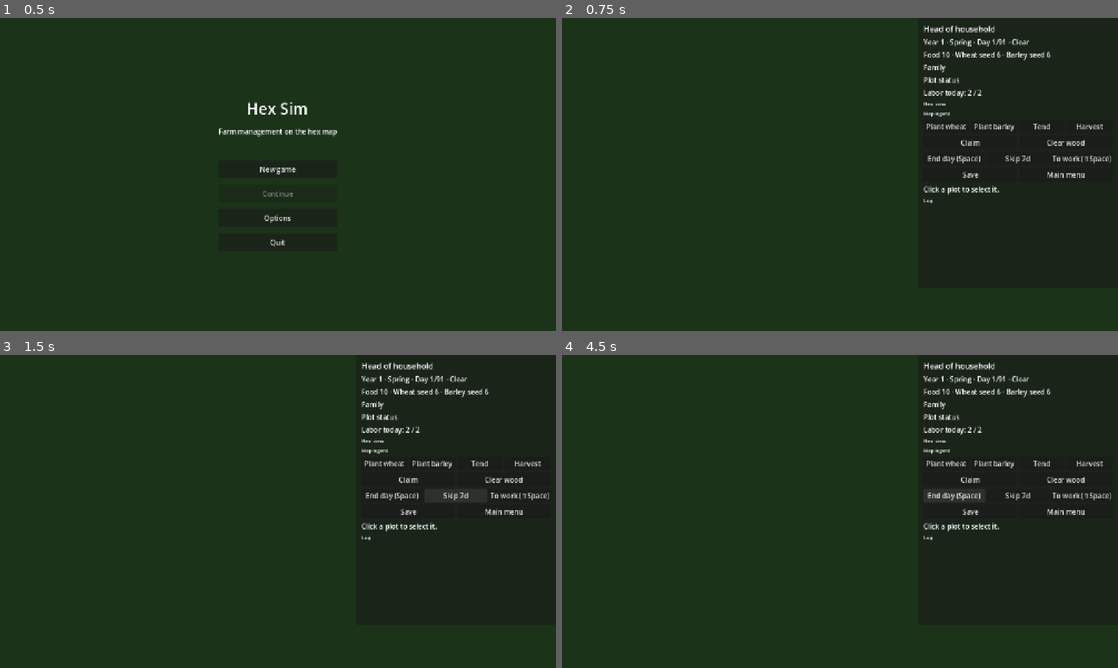
Above: before the commit, frames 1-4 (two rows, left to right).
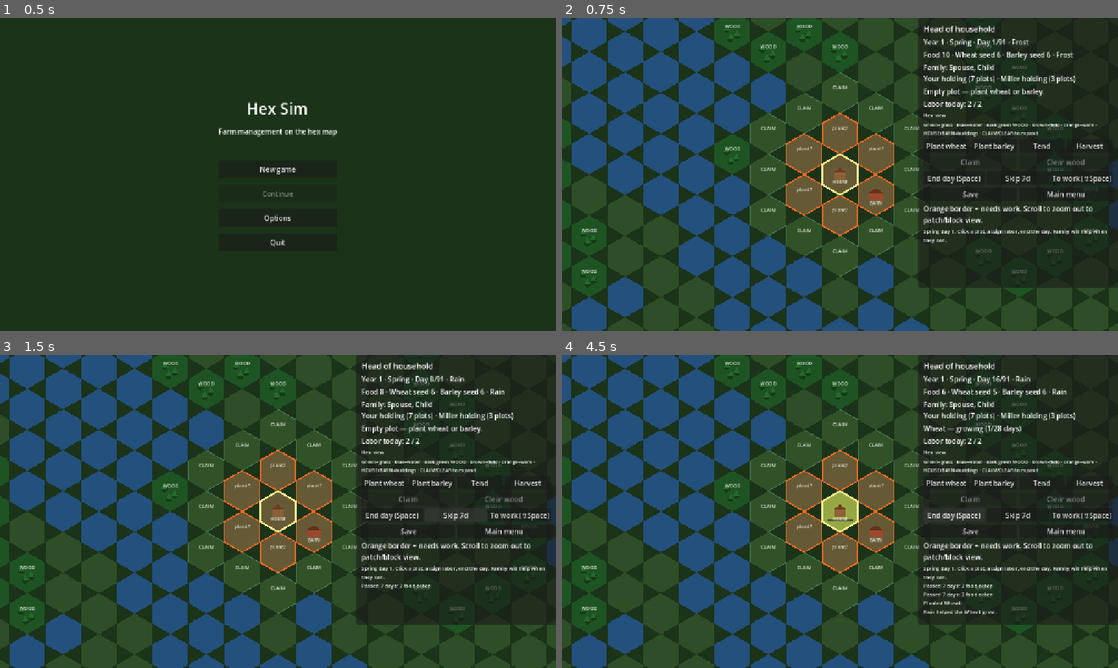
Above: after the commit, the same moments.

Repository: DecisionNerd/godot-hex-sim-1
Game: Godot game, scene res://scenes/start.tscn
Two runs of this game, one before a commit and one after it. Both use one fixed random seed, a clock stepped at 60 frames per second and the inputs below.
Inputs:
- Up to frame 1 (0.5 s): no input
- Up to frame 2 (0.75 s): click "New game" at 0.5 s
- Up to frame 3 (1.5 s): click "Skip 7d" at 1.25 s
- Up to frame 4 (4.5 s): click "Skip 7d" at 2 s; click "Plant wheat" at 2.75 s; click "Plant barley" at 3.5 s; click "End day (Space)" at 4.25 s

Frame 1 is identical in both runs. In frame 2, 56% of the frame differs, in the area x 0-100%, y 0-100%; in frame 3, 56%; in frame 4, 57%.
Error before the commit: Parse Error: Expected closing ")" after grouping expression. (res://scripts/game/game.gd:278)

Commit message:
Refactor game mechanics and UI interactions by integrating HexGrid for coordinate management. Update game state handling and improve plot management logic. Enhance button connection methods for better maintainability. Adjust terrain generation parameters for improved gameplay experience.

Diff:
--- a/scenes/game.tscn
+++ b/scenes/game.tscn
@@ -1,14 +1,16 @@
-[gd_scene load_steps=5 format=4 uid="uid://cgamehexsim01"]
+[gd_scene load_steps=6 format=4 uid="uid://cgamehexsim01"]
 
 [ext_resource type="Script" path="res://scripts/game/game.gd" id="1"]
 [ext_resource type="Script" path="res://scripts/render/map_renderer.gd" id="4"]
 [ext_resource type="Script" path="res://scripts/render/plot_overlay.gd" id="5"]
+[ext_resource type="Script" path="res://scripts/world/game_tile_map.gd" id="6"]
 
 [node name="Game" type="Node2D"]
 script = ExtResource("1")
 
 [node name="TileMapLayer" type="TileMapLayer" parent="."]
 use_parent_material = true
+script = ExtResource("6")
 
 [node name="MapRenderer" type="Node2D" parent="."]
 z_index = 1
--- a/scripts/autoload/game_state.gd
+++ b/scripts/autoload/game_state.gd
@@ -12,6 +12,7 @@
 const FarmBuilding = preload("res://scripts/world/farm_building.gd")
 const TerrainClassifier = preload("res://scripts/world/terrain_classifier.gd")
 const MapGenerator = preload("res://scripts/world/map_generator.gd")
+const HexGrid = preload("res://scripts/world/hex_grid.gd")
 
 signal season_changed(season: int, year: int)
 signal weather_changed(weather: int)
@@ -227,23 +228,27 @@
 
 func init_plots_from_map(tile_map: TileMapLayer) -> void:
 	_map = tile_map
-	_generate_world_map(tile_map)
+	MapGenerator.prepare_tile_map(tile_map)
+	if not _pending_load.is_empty():
+		rng.seed = int(_pending_load.get("seed", rng.seed))
+	if not _pending_load.is_empty() or SceneRouter.entering_new_game or _terrain_cells.is_empty():
+		_generate_world_map()
+	var needs_fresh_plots := plots.is_empty() or SceneRouter.entering_new_game
 	if not _pending_load.is_empty():
 		apply_loaded_state()
 		_rebuild_world_from_map(tile_map)
 		_sync_hex_from_plots()
 		game_started.emit()
 		return
-	# Autoload state survives scene changes — recover if a fresh start was requested
-	# but game_lost was left set (e.g. editor re-run, stale session).
 	if game_lost and not SceneRouter.entering_new_game:
 		start_new_game()
-		_generate_world_map(tile_map)
-	if plots.is_empty():
+		_generate_world_map()
+		needs_fresh_plots = true
+	if needs_fresh_plots:
 		plots.clear()
 		home_hex = MapGenerator.pick_home_hex(_terrain_cells)
 		plots[home_hex] = PlotState.new()
-		var neighbors: Array[Vector2i] = tile_map.get_surrounding_cells(home_hex)
+		var neighbors: Array[Vector2i] = HexGrid.neighbors(home_hex)
 		var added := 1
 		for coords in neighbors:
 			if added >= 8:
@@ -264,9 +269,21 @@
 		game_started.emit()
 
 
-func _generate_world_map(tile_map: TileMapLayer) -> void:
+func _generate_world_map() -> void:
 	_terrain_cells = MapGenerator.generate_terrain(rng)
-	MapGenerator.apply_to_tile_map(tile_map, _terrain_cells)
+
+
+func world_coords() -> Array[Vector2i]:
+	var out: Array[Vector2i] = []
+	for coords in _terrain_cells:
+		out.append(coords)
+	return out
+
+
+func map_to_world(coords: Vector2i) -> Vector2:
+	if _map != null and _map.tile_set != null:
+		return _map.map_to_local(coords)
+	return HexGrid.map_to_local(coords)
 
 
 func _setup_household() -> void:
@@ -362,7 +379,9 @@
 				hex.food = crop.yield_food if plot.is_mature(crop) else 0
 		hex.population = 1 if coords == home_hex else 0
 		hex_sim.mark_dirty(coords)
-	hex_sim.get_hex(home_hex).population = 1 + persons.size()
+	var home: HexState = hex_sim.get_hex(home_hex)
+	if home != null:
+		home.population = 1 + persons.size()
 	hex_sim.flush_aggregates()
 
 
@@ -440,6 +459,8 @@
 
 
 func hex_terrain(coords: Vector2i) -> int:
+	if _terrain_cells.has(coords):
+		return _terrain_cells[coords]
 	if hex_sim == null:
 		return HexState.TERRAIN_GRASS
 	var hex: HexState = hex_sim.get_hex(coords)
@@ -452,7 +473,7 @@
 	if _map == null:
 		return false
 	for owned in plots:
-		if coords in _map.get_surrounding_cells(owned):
+		if coords in HexGrid.neighbors(owned):
 			return true
 	return false
 
@@ -728,9 +749,9 @@
 	for coords in plots:
 		if _plot_has_work(plots[coords]):
 			return true
-	if _map != null:
-		for coords in _map.get_used_cells():
-			if can_clear_wood(coords) or can_claim_plot(coords):
+	for owned in plots:
+		for neighbor in HexGrid.neighbors(owned):
+			if can_clear_wood(neighbor) or can_claim_plot(neighbor):
 				return true
 	return false
 
--- a/scripts/farming/plot_state.gd
+++ b/scripts/farming/plot_state.gd
@@ -17,4 +17,6 @@
 
 
 func is_mature(crop: CropDefinition) -> bool:
-	return not is_empty() and growth_days >= crop.grow_days
+	if is_empty() or crop == null:
+		return false
+	return growth_days >= crop.grow_days
--- a/scripts/game/game.gd
+++ b/scripts/game/game.gd
@@ -1,4 +1,6 @@
 extends Node2D
+
+const HexGrid = preload("res://scripts/world/hex_grid.gd")
 
 @onready var tile_map: TileMapLayer = $TileMapLayer
 @onready var camera: Camera2D = $Camera2D
@@ -43,7 +45,7 @@
 	plot_overlay.setup(tile_map)
 	plot_overlay.set_selected(selected_hex)
 	map_renderer.setup(tile_map, camera)
-	camera.position = tile_map.map_to_local(selected_hex)
+	camera.position = GameState.map_to_world(selected_hex)
 	_set_hex_view(camera.zoom.x)
 	_refresh_game_over_ui()
 	_update_ui()
@@ -71,18 +73,23 @@
 
 
 func _connect_buttons() -> void:
-	plant_wheat_btn.pressed.connect(_on_plant_wheat)
-	plant_barley_btn.pressed.connect(_on_plant_barley)
-	tend_btn.pressed.connect(_on_tend)
-	harvest_btn.pressed.connect(_on_harvest)
-	claim_btn.pressed.connect(_on_claim)
-	clear_wood_btn.pressed.connect(_on_clear_wood)
-	end_day_btn.pressed.connect(_on_end_day)
-	skip_week_btn.pressed.connect(_on_skip_week)
-	skip_to_work_btn.pressed.connect(_on_advance_until_work)
-	save_btn.pressed.connect(_on_save)
-	menu_btn.pressed.connect(_on_menu)
-	$UI/GameOverPanel/Margin/VBox/MenuBtn.pressed.connect(_on_menu)
+	_connect_btn(plant_wheat_btn, _on_plant_wheat)
+	_connect_btn(plant_barley_btn, _on_plant_barley)
+	_connect_btn(tend_btn, _on_tend)
+	_connect_btn(harvest_btn, _on_harvest)
+	_connect_btn(claim_btn, _on_claim)
+	_connect_btn(clear_wood_btn, _on_clear_wood)
+	_connect_btn(end_day_btn, _on_end_day)
+	_connect_btn(skip_week_btn, _on_skip_week)
+	_connect_btn(skip_to_work_btn, _on_advance_until_work)
+	_connect_btn(save_btn, _on_save)
+	_connect_btn(menu_btn, _on_menu)
+	_connect_btn($UI/GameOverPanel/Margin/VBox/MenuBtn, _on_menu)
+
+
+func _connect_btn(button: BaseButton, callable: Callable) -> void:
+	if not button.pressed.is_connected(callable):
+		button.pressed.connect(callable)
 
 
 func _on_season_changed(_season: int, _year: int) -> void:
@@ -162,7 +169,8 @@
 
 
 func _try_select_at_mouse() -> void:
-	var target := tile_map.local_to_map(tile_map.get_local_mouse_position())
+	var local_pos := to_local(get_global_mouse_position())
+	var target := HexGrid.local_to_map(local_pos)
 	if GameState.is_farm_plot(target) or GameState.can_claim_plot(target) or GameState.can_clear_wood(target):
 		selected_hex = target
 		plot_overlay.set_selected(target)
@@ -274,10 +282,7 @@
 		TurnManager.actions_per_turn,
 	]
 	zoom_label.text = GameState.render_level_name(camera.zoom.x)
-	legend_label.text = (
-		"Green=grass · blue=water · dark green WOOD · brown=field · "
-		"orange=work · HOUSE/BARN=buildings · CLAIM/CLEAR to expand"
-	)
+	legend_label.text = "Green=grass · blue=water · dark green WOOD · brown=field · orange=work · HOUSE/BARN=buildings · CLAIM/CLEAR to expand"
 	hint_label.text = _default_hint()
 	plot_overlay.refresh()
 	_update_log()
--- a/scripts/render/map_renderer.gd
+++ b/scripts/render/map_renderer.gd
@@ -7,6 +7,7 @@
 const ZOOM_ZONE := 0.07
 
 const HexGrid = preload("res://scripts/world/hex_grid.gd")
+const AggregateBucket = preload("res://scripts/world/aggregate_bucket.gd")
 
 const TERRAIN_COLORS := {
 	0: Color(0.22, 0.45, 0.22, 0.85),
@@ -61,7 +62,7 @@
 		_:
 			return
 	for key in store:
-		var bucket = store[key]
+		var bucket: AggregateBucket = store[key]
 		if bucket.plot_count <= 0 and bucket.population <= 0:
 			continue
 		var origin := Vector2(bucket.id.x * cell_size, bucket.id.y * cell_size)
--- a/scripts/render/plot_overlay.gd
+++ b/scripts/render/plot_overlay.gd
@@ -1,7 +1,9 @@
 extends Node2D
 
 const HexState = preload("res://scripts/world/hex_state.gd")
+const HexGrid = preload("res://scripts/world/hex_grid.gd")
 const FarmBuilding = preload("res://scripts/world/farm_building.gd")
+const PlotState = preload("res://scripts/farming/plot_state.gd")
 
 const COLOR_EMPTY := Color(0.58, 0.45, 0.28, 0.62)
 const COLOR_WHEAT := Color(0.72, 0.78, 0.32, 0.78)
@@ -21,14 +23,12 @@
 const COLOR_BARN := Color(0.62, 0.28, 0.18, 0.92)
 const COLOR_ROOF := Color(0.45, 0.22, 0.12, 0.95)
 
-var tile_map: TileMapLayer
 var selected_hex: Vector2i = Vector2i(999999, 999999)
 var _hex_view: bool = true
 var _font: Font
 
 
-func setup(map: TileMapLayer) -> void:
-	tile_map = map
+func setup(_map: TileMapLayer) -> void:
 	_font = ThemeDB.fallback_font
 
 
@@ -48,9 +48,9 @@
 
 
 func _draw() -> void:
-	if tile_map == null or not _hex_view:
-		return
-	for coords in tile_map.get_used_cells():
+	if not _hex_view:
+		return
+	for coords in GameState.world_coords():
 		if GameState.is_farm_plot(coords):
 			continue
 		_draw_wild_hex(coords)
@@ -64,10 +64,10 @@
 
 func _draw_wild_hex(coords: Vector2i) -> void:
 	var terrain := GameState.hex_terrain(coords)
-	var work := GameState.plot_work_type(coords)
 	if terrain == HexState.TERRAIN_WATER:
 		_draw_hex_fill(coords, COLOR_WATER)
 		return
+	var work := GameState.plot_work_type(coords)
 	if terrain == HexState.TERRAIN_WOOD:
 		_draw_hex_fill(coords, COLOR_WOOD)
 		_draw_trees(coords)
@@ -83,7 +83,7 @@
 
 
 func _draw_farm_plot(coords: Vector2i) -> void:
-	var plot = GameState.get_plot(coords)
+	var plot: PlotState = GameState.get_plot(coords)
 	if plot == null:
 		return
 	var work := GameState.plot_work_type(coords)
@@ -118,7 +118,7 @@
 
 
 func _draw_building(coords: Vector2i, building: FarmBuilding) -> void:
-	var center := tile_map.map_to_local(coords)
+	var center := _hex_center(coords)
 	match building.kind:
 		FarmBuilding.Kind.HOUSE:
 			_draw_house(center)
@@ -154,7 +154,7 @@
 
 
 func _draw_trees(coords: Vector2i) -> void:
-	var center := tile_map.map_to_local(coords)
+	var center := _hex_center(coords)
 	for offset in [Vector2(-14, -8), Vector2(10, 6), Vector2(-4, 14)]:
 		var p: Vector2 = center + offset
 		draw_circle(p + Vector2(0, 4), 7.0, Color(0.08, 0.22, 0.08, 0.9))
@@ -188,17 +188,17 @@
 func _draw_growth_bar(coords: Vector2i, ratio: float, empty: bool) -> void:
 	if empty:
 		return
-	var center := tile_map.map_to_local(coords)
-	var w := float(tile_map.tile_set.tile_size.x) * 0.55
+	var center := _hex_center(coords)
+	var w := float(HexGrid.TILE_SIZE.x) * 0.55
 	var h := 6.0
 	var left := center.x - w * 0.5
-	var top := center.y + float(tile_map.tile_set.tile_size.y) * 0.18
+	var top := center.y + float(HexGrid.TILE_SIZE.y) * 0.18
 	draw_rect(Rect2(left, top, w, h), Color(0.1, 0.1, 0.1, 0.55))
 	draw_rect(Rect2(left, top, w * ratio, h), Color(0.25, 0.85, 0.35, 0.9))
 
 
 func _draw_tended_marker(coords: Vector2i) -> void:
-	var center := tile_map.map_to_local(coords)
+	var center := _hex_center(coords)
 	draw_circle(center + Vector2(-22, -18), 5.0, COLOR_TENDED)
 	draw_circle(center + Vector2(-22, -18), 5.0, Color(0.1, 0.2, 0.35, 0.8), false, 1.0)
 
@@ -206,7 +206,7 @@
 func _draw_label(coords: Vector2i, text: String, size: int, offset: Vector2 = Vector2.ZERO) -> void:
 	if _font == null or text.is_empty():
 		return
-	var center := tile_map.map_to_local(coords) + offset
+	var center := _hex_center(coords) + offset
 	var text_size := _font.get_string_size(text, HORIZONTAL_ALIGNMENT_CENTER, -1, size)
 	draw_string(
 		_font,
@@ -219,14 +219,15 @@
 	)
 
 
+func _hex_center(coords: Vector2i) -> Vector2:
+	return GameState.map_to_world(coords)
+
+
 func _hex_points(coords: Vector2i) -> PackedVector2Array:
-	var center := tile_map.map_to_local(coords)
-	var size := float(tile_map.tile_set.tile_size.x) * 0.44
-	return PackedVector2Array([
-		Vector2(center.x, center.y - size),
-		Vector2(center.x + size * 0.866, center.y - size * 0.5),
-		Vector2(center.x + size * 0.866, center.y + size * 0.5),
-		Vector2(center.x, center.y + size),
-		Vector2(center.x - size * 0.866, center.y + size * 0.5),
-		Vector2(center.x - size * 0.866, center.y - size * 0.5),
-	])
+	var center := _hex_center(coords)
+	var radius := float(HexGrid.TILE_SIZE.y) * 0.5
+	var points := PackedVector2Array()
+	for i in range(6):
+		var angle := -PI / 2.0 + float(i) * (PI / 3.0)
+		points.append(center + Vector2(cos(angle), sin(angle)) * radius)
+	return points
--- /dev/null
+++ b/scripts/tools/export_tileset.gd
@@ -0,0 +1,14 @@
+extends SceneTree
+
+const HexGrid = preload("res://scripts/world/hex_grid.gd")
+
+
+func _initialize() -> void:
+	DirAccess.make_dir_recursive_absolute("res://resources")
+	var err := ResourceSaver.save(HexGrid.create_tileset(), "res://resources/hex_tileset.tres")
+	if err != OK:
+		push_error("Save failed: %s" % err)
+		quit(1)
+		return
+	print("Saved hex_tileset.tres")
+	quit()
--- a/scripts/ui/options_menu.gd
+++ b/scripts/ui/options_menu.gd
@@ -2,7 +2,8 @@
 
 
 func _ready() -> void:
-	$Center/VBox/BackBtn.pressed.connect(_on_back)
+	if not $Center/VBox/BackBtn.pressed.is_connected(_on_back):
+		$Center/VBox/BackBtn.pressed.connect(_on_back)
 
 
 func _on_back() -> void:
--- a/scripts/ui/start_menu.gd
+++ b/scripts/ui/start_menu.gd
@@ -5,10 +5,15 @@
 
 func _ready() -> void:
 	_refresh_continue()
-	$Center/VBox/NewGameBtn.pressed.connect(_on_new_game)
-	continue_btn.pressed.connect(_on_continue)
-	$Center/VBox/OptionsBtn.pressed.connect(_on_options)
-	$Center/VBox/QuitBtn.pressed.connect(_on_quit)
+	_connect_btn($Center/VBox/NewGameBtn, _on_new_game)
+	_connect_btn(continue_btn, _on_continue)
+	_connect_btn($Center/VBox/OptionsBtn, _on_options)
+	_connect_btn($Center/VBox/QuitBtn, _on_quit)
+
+
+func _connect_btn(button: BaseButton, callable: Callable) -> void:
+	if not button.pressed.is_connected(callable):
+		button.pressed.connect(callable)
 
 
 func _on_new_game() -> void:
--- /dev/null
+++ b/scripts/world/game_tile_map.gd
@@ -0,0 +1,9 @@
+@tool
+extends TileMapLayer
+
+const HexGrid = preload("res://scripts/world/hex_grid.gd")
+
+
+func _ready() -> void:
+	if tile_set == null:
+		tile_set = HexGrid.create_tileset()
--- a/scripts/world/hex_grid.gd
+++ b/scripts/world/hex_grid.gd
@@ -1,12 +1,17 @@
 class_name HexGrid
 extends RefCounted
 
-## Coordinate helpers for Godot's vertical odd-r hex layout (pointy-top).
+## Coordinate helpers for Godot's stacked-offset hex layout (pointy-top, vertical axis).
+## map_to_local / local_to_map match TileMapLayer for the project's tileset settings.
 
 const TILE_SIZE := Vector2i(110, 94)
 
+static var _cached_tileset: TileSet
+
 
 static func create_tileset() -> TileSet:
+	if _cached_tileset != null:
+		return _cached_tileset
 	var tileset := TileSet.new()
 	tileset.tile_shape = TileSet.TILE_SHAPE_HEXAGON
 	tileset.tile_layout = TileSet.TILE_LAYOUT_STACKED_OFFSET
@@ -16,8 +21,10 @@
 	var image := Image.create(TILE_SIZE.x, TILE_SIZE.y, false, Image.FORMAT_RGBA8)
 	image.fill(Color(0.18, 0.32, 0.16, 1.0))
 	source.texture = ImageTexture.create_from_image(image)
+	source.texture_region_size = TILE_SIZE
 	source.create_tile(Vector2i.ZERO)
 	tileset.add_source(source, 0)
+	_cached_tileset = tileset
 	return tileset
 
 
@@ -54,3 +61,41 @@
 			var axial: Vector2i = Vector2i(center_axial.x + dq, center_axial.y + dr)
 			out.append(axial_to_map(axial.x, axial.y))
 	return out
+
+
+static func neighbors(coords: Vector2i) -> Array[Vector2i]:
+	var axial := map_to_axial(coords)
+	var q := axial.x
+	var r := axial.y
+	return [
+		axial_to_map(q + 1, r),
+		axial_to_map(q + 1, r - 1),
+		axial_to_map(q, r - 1),
+		axial_to_map(q - 1, r),
+		axial_to_map(q - 1, r + 1),
+		axial_to_map(q, r + 1),
+	]
+
+
+static func map_to_local(coords: Vector2i) -> Vector2:
+	var w := float(TILE_SIZE.x)
+	var h := float(TILE_SIZE.y)
+	var x := w * 0.5 + float(coords.x) * (w * 0.75)
+	var y: float
+	if coords.x & 1:
+		y = h * 0.5 + float(coords.y) * h
+	else:
+		y = h * (float(coords.y) + 1.0)
+	return Vector2(x, y)
+
+
+static func local_to_map(local_pos: Vector2) -> Vector2i:
+	var w := float(TILE_SIZE.x)
+	var h := float(TILE_SIZE.y)
+	var col := int(round((local_pos.x - w * 0.5) / (w * 0.75)))
+	var row: int
+	if col & 1:
+		row = int(round((local_pos.y - h * 0.5) / h))
+	else:
+		row = int(round(local_pos.y / h)) - 1
+	return Vector2i(col, row)
--- a/scripts/world/map_generator.gd
+++ b/scripts/world/map_generator.gd
@@ -4,7 +4,7 @@
 const HexGrid = preload("res://scripts/world/hex_grid.gd")
 const HexState = preload("res://scripts/world/hex_state.gd")
 
-const MAP_RADIUS := 11
+const MAP_RADIUS := 9
 const ORIGIN := Vector2i.ZERO
 
 const WATER_ELEVATION := -0.22
@@ -17,13 +17,13 @@
 	elevation.seed = rng.seed
 	elevation.noise_type = FastNoiseLite.TYPE_SIMPLEX
 	elevation.frequency = 0.085
-	elevation.fractal_octaves = 4
+	elevation.fractal_octaves = 3
 
 	var moisture := FastNoiseLite.new()
 	moisture.seed = rng.seed + 7919
 	moisture.noise_type = FastNoiseLite.TYPE_SIMPLEX
 	moisture.frequency = 0.11
-	moisture.fractal_octaves = 3
+	moisture.fractal_octaves = 2
 
 	var terrain: Dictionary = {}
 	for coords in HexGrid.cells_in_radius(ORIGIN, MAP_RADIUS):
@@ -41,14 +41,10 @@
 	return terrain
 
 
-static func apply_to_tile_map(tile_map: TileMapLayer, terrain: Dictionary) -> void:
+static func prepare_tile_map(tile_map: TileMapLayer) -> void:
 	if tile_map.tile_set == null:
 		tile_map.tile_set = HexGrid.create_tileset()
 	tile_map.clear()
-	for coords in terrain:
-		if terrain[coords] == HexState.TERRAIN_WATER:
-			continue
-		tile_map.set_cell(coords, 0, Vector2i.ZERO)
 
 
 static func pick_home_hex(terrain: Dictionary) -> Vector2i:
--- a/tests/integration/test_new_game_session.gd
+++ b/tests/integration/test_new_game_session.gd
@@ -11,7 +11,7 @@
 	assert_false(GameState.game_lost, "new game should not be lost")
 	assert_true(TurnManager.has_actions(), "player should have labor actions")
 	assert_true(GameState.is_farm_plot(GameState.home_hex), "home hex should be a farm plot")
-	assert_gt(tile_map.get_used_cells().size(), 20, "generated map should have many land cells")
+	assert_gt(GameState.world_coords().size(), 20, "generated map should have many cells")
 	GameState.weather = GameState.Weather.CLEAR
 	var plant := GameState.try_plant(GameState.home_hex, "wheat")
 	assert_eq(plant, "ok", "planting wheat on a clear spring day should succeed")
--- /dev/null
+++ b/tests/integration/test_start_to_game.gd
@@ -0,0 +1,24 @@
+extends GutTest
+
+const GAME_SCENE: PackedScene = preload("res://scenes/game.tscn")
+
+
+func test_new_game_runs_frames_without_crash() -> void:
+	GameState.start_new_game(42)
+	SceneRouter.entering_new_game = true
+	var game: Node2D = GAME_SCENE.instantiate()
+	add_child_autofree(game)
+	for _i in 30:
+		await wait_process_frames(1)
+	assert_false(GameState.game_lost)
+	assert_gt(GameState.world_coords().size(), 20)
+
+
+func test_menu_round_trip() -> void:
+	var start_scene: PackedScene = load("res://scenes/start.tscn") as PackedScene
+	var start: Control = start_scene.instantiate() as Control
+	add_child_autofree(start)
+	await wait_process_frames(2)
+	SceneRouter.go_to_game(true)
+	await wait_process_frames(8)
+	assert_eq(get_tree().current_scene.scene_file_path, "res://scenes/game.tscn")
--- /dev/null
+++ b/tests/unit/test_hex_grid.gd
@@ -0,0 +1,37 @@
+extends GutTest
+
+const HexGrid = preload("res://scripts/world/hex_grid.gd")
+
+
+func _make_tile_map() -> TileMapLayer:
+	var tile_map := TileMapLayer.new()
+	tile_map.tile_set = HexGrid.create_tileset()
+	add_child_autofree(tile_map)
+	return tile_map
+
+
+func test_map_to_local_matches_tile_map_layer() -> void:
+	var tile_map := _make_tile_map()
+	await wait_process_frames(1)
+	var samples: Array[Vector2i] = [
+		Vector2i(0, 0),
+		Vector2i(1, 0),
+		Vector2i(0, 1),
+		Vector2i(1, 1),
+		Vector2i(2, 3),
+		Vector2i(-1, 2),
+	]
+	for coords in samples:
+		var engine_pos := tile_map.map_to_local(coords)
+		var grid_pos := HexGrid.map_to_local(coords)
+		assert_almost_eq(grid_pos.x, engine_pos.x, 0.01, "x mismatch at %s" % coords)
+		assert_almost_eq(grid_pos.y, engine_pos.y, 0.01, "y mismatch at %s" % coords)
+
+
+func test_local_to_map_round_trip() -> void:
+	var tile_map := _make_tile_map()
+	await wait_process_frames(1)
+	for coords in [Vector2i(0, 0), Vector2i(3, 2), Vector2i(-2, 4), Vector2i(1, 1)]:
+		var local_pos := tile_map.map_to_local(coords)
+		assert_eq(tile_map.local_to_map(local_pos), coords)
+		assert_eq(HexGrid.local_to_map(local_pos), coords)
--- /dev/null
+++ b/tests/unit/test_hex_neighbors.gd
@@ -0,0 +1,18 @@
+extends GutTest
+
+const HexGrid = preload("res://scripts/world/hex_grid.gd")
+
+
+func test_neighbors_match_tile_map_layer() -> void:
+	var tile_map := TileMapLayer.new()
+	tile_map.tile_set = HexGrid.create_tileset()
+	add_child_autofree(tile_map)
+	await wait_process_frames(1)
+	var center := Vector2i(0, 0)
+	var engine_neighbors: Array[Vector2i] = []
+	for coords in tile_map.get_surrounding_cells(center):
+		engine_neighbors.append(coords)
+	var grid_neighbors := HexGrid.neighbors(center)
+	assert_eq(grid_neighbors.size(), engine_neighbors.size())
+	for coords in engine_neighbors:
+		assert_true(coords in grid_neighbors, "missing neighbor %s" % coords)
Not shown, removed: scripts/render/plot_highlight.gd.uid
Not shown, removed: scripts/tools/dump_tile_sources.gd.uid
Not shown, added: scripts/tools/export_tileset.gd.uid
Not shown, added: scripts/tools/smoke_load.gd.uid
Not shown, added: scripts/world/game_tile_map.gd.uid
Not shown, added: tests/integration/test_start_to_game.gd.uid
Not shown, added: tests/unit/test_hex_grid.gd.uid
Not shown, added: tests/unit/test_hex_neighbors.gd.uid
